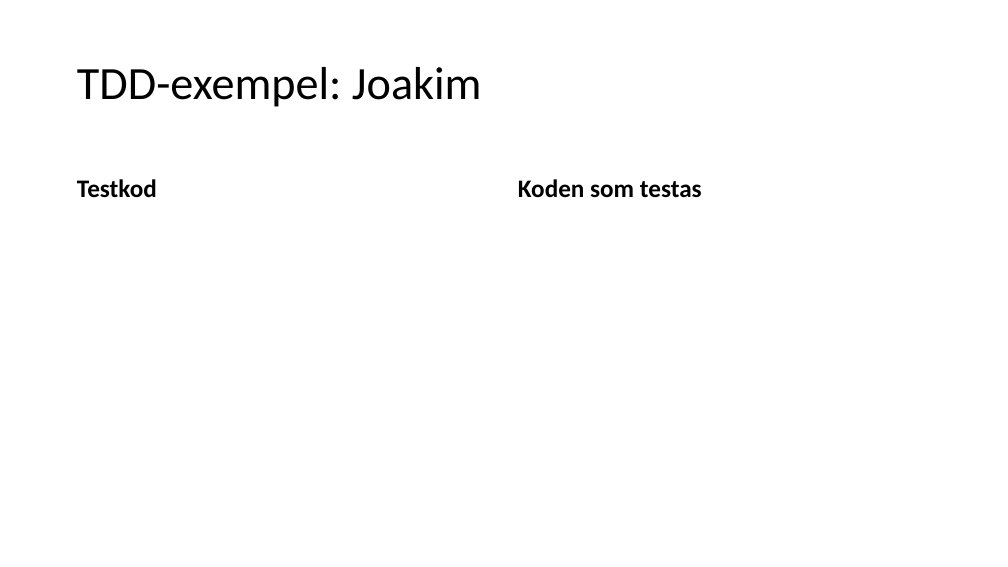
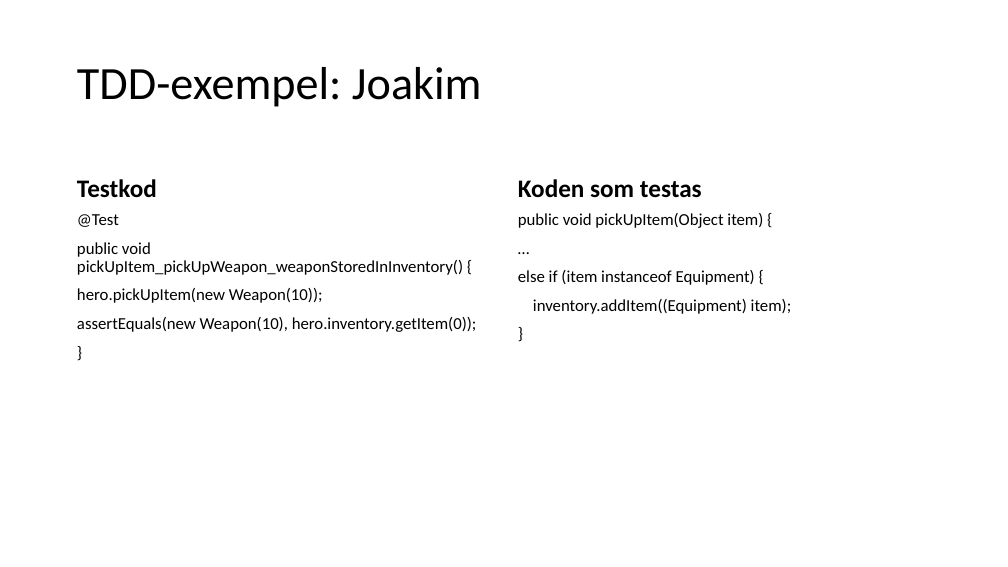
Before and after one commit to hampusidstam/InteGame, a slide deck: slide 7 of docs/Slutredovisning_grp5_v8.pptx. Drawn at 1008x567 pixels with LibreOffice and Linux fonts; fonts in the diff are those of the drawing. Boxes give left, top, right and bottom in pixels: in the first picture for what was removed or moved away, otherwise in the second. Text is boxed around its words. In the diff, an @@ line names an element or a change of style, - is before the commit and + after.

Commit message:
Deleted unnecessary method to pick up item. Updated Slutredovisning.

```diff
--- a/docs/Slutredovisning_grp5_v8.pptx
+++ b/docs/Slutredovisning_grp5_v8.pptx
@@ text added at box(77, 214, 477, 332), 16 pt, text #000000 @@
+@Test
+public void pickUpItem_pickUpWeapon_weaponStoredInInventory() {
+hero.pickUpItem(new Weapon(10));
+assertEquals(new Weapon(10), hero.inventory.getItem(0));
+}
@@ text added at box(518, 213, 792, 314), 16 pt, text #000000 @@
+public void pickUpItem(Object item) {
+…
+else if (item instanceof Equipment) {
+inventory.addItem((Equipment) item);
+}
```
Also in this commit, not shown: 1 other slide changed, 1 slide added, 4 other files.
